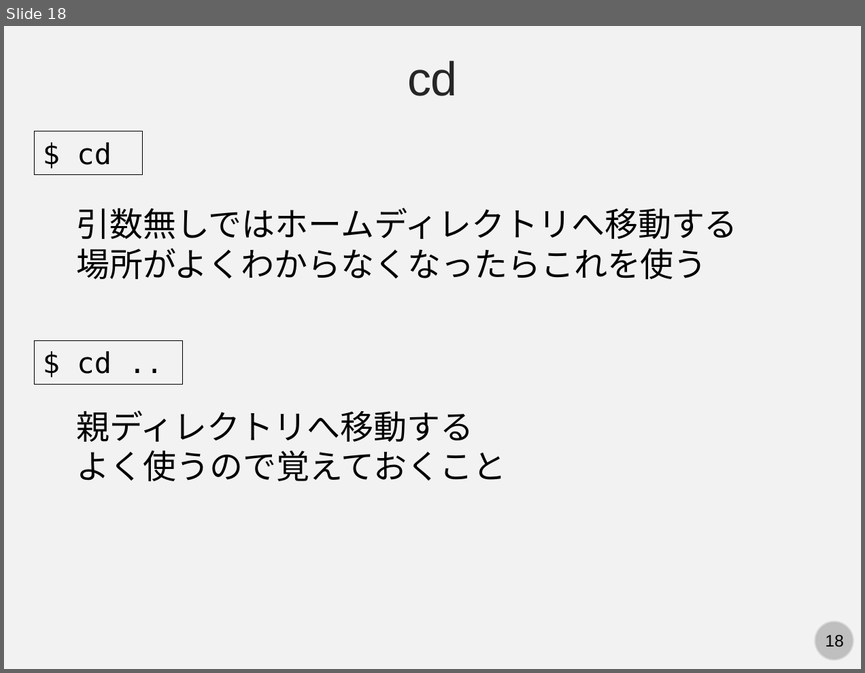
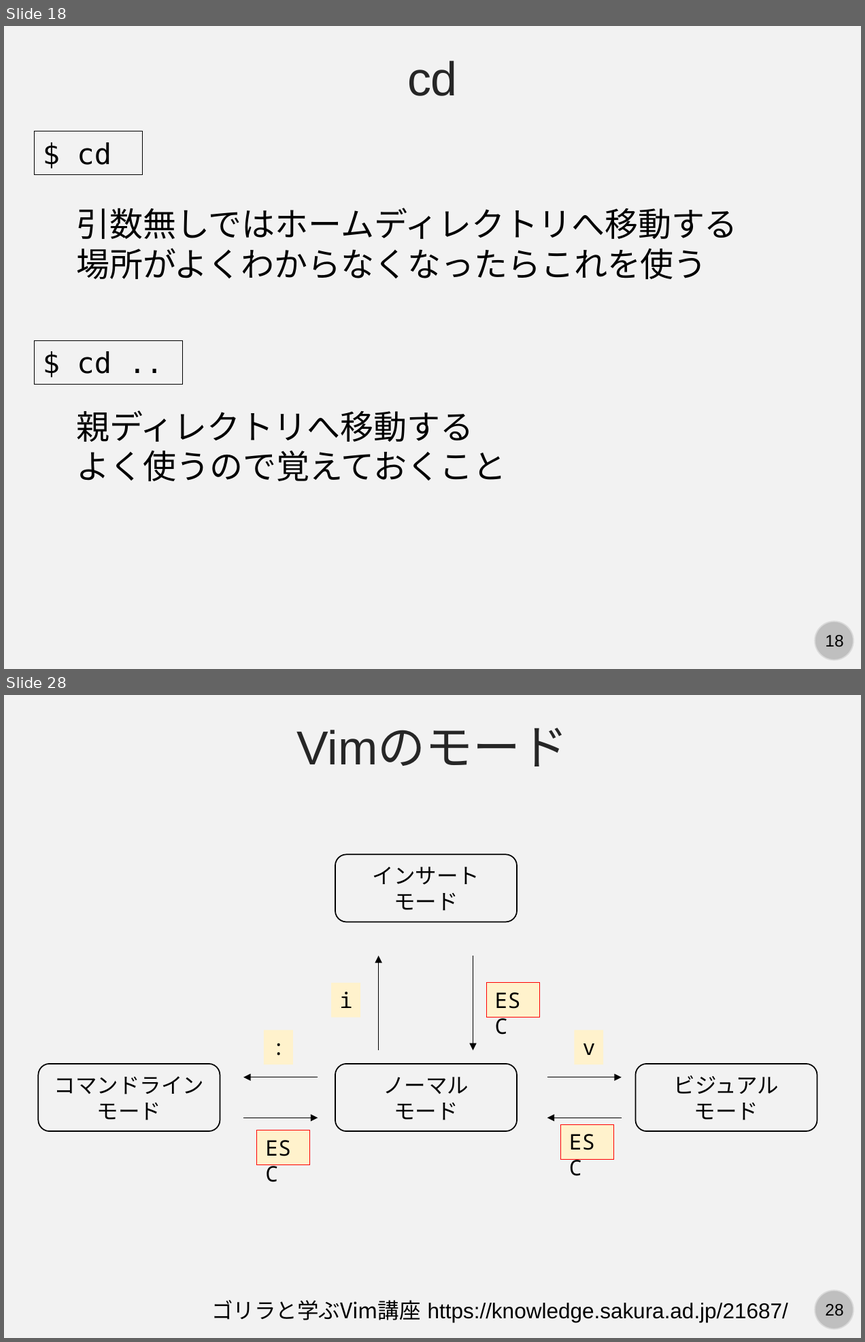
Before and after one commit to kaityo256/github, a slide deck: command/fig/slide.pptx. Shown one above the other, each under a label of ours: slide 18 before the commit, slides 18 and 28 after it; the slides between them are not shown. The pictures are 865x673 and 865x1342 pixels, drawn with LibreOffice and Linux fonts; fonts in the diff are those of the drawing. Boxes give left, top, right and bottom in pixels: in the first picture for what was removed or moved away, otherwise in the second. Text is boxed around its words. In the diff, an @@ line names an element or a change of style, - is before the commit and + after.

```diff
--- a/command/fig/slide.pptx
+++ b/command/fig/slide.pptx
@@ slide 28 added at (4,695,861,1338), background #F2F2F2; not listed: 2 template elements that a slide beside it also shows @@
@@ text added at (297,728,568,766), 40 pt, text #262626 @@
+Vimのモード
@@ rounded rectangle added at (334,854,516,922), outline #000000 1 pt, 18 pt, text #000000 @@
+インサート
+モード
@@ arrow added from (379, 1050) to (379, 955), #000000 0.5 pt @@
@@ arrow added from (473, 955) to (473, 1050), #000000 0.5 pt @@
@@ rectangle added at (331,983,360,1017), fill #FFF2CC, 18 pt, text #000000 @@
+i
@@ rectangle added at (486,983,540,1017), fill #FFF2CC, outline #FF0000 0.75 pt, 18 pt, text #000000 @@
+ESC
@@ rectangle added at (264,1030,293,1064), fill #FFF2CC, 18 pt, text #000000 @@
+:
@@ rectangle added at (574,1030,603,1064), fill #FFF2CC, 18 pt, text #000000 @@
+v
@@ rounded rectangle added at (38,1064,220,1131), outline #000000 1 pt, 18 pt, text #000000 @@
+コマンドライン
+モード
@@ arrow added from (317, 1077) to (244, 1077), #000000 0.5 pt @@
@@ rounded rectangle added at (334,1064,516,1131), outline #000000 1 pt, 18 pt, text #000000 @@
+ノーマル
+モード
@@ arrow added from (547, 1077) to (621, 1077), #000000 0.5 pt @@
@@ rounded rectangle added at (636,1064,817,1131), outline #000000 1 pt, 18 pt, text #000000 @@
+ビジュアル
+モード
@@ arrow added from (244, 1117) to (317, 1117), #000000 0.5 pt @@
@@ arrow added from (621, 1117) to (547, 1117), #000000 0.5 pt @@
@@ rectangle added at (257,1130,310,1164), fill #FFF2CC, outline #FF0000 0.75 pt, 18 pt, text #000000 @@
+ESC
@@ rectangle added at (561,1124,614,1159), fill #FFF2CC, outline #FF0000 0.75 pt, 18 pt, text #000000 @@
+ESC
@@ text added at (211,1300,421,1320), 18 pt, text #000000 @@
+ゴリラと学ぶVim講座
@@ text added at (428,1302,788,1322), 18 pt, text #000000 @@
+https://knowledge.sakura.ad.jp/21687/
```
Also in this commit, not shown: 1 slide changed, 8 other slides added.
